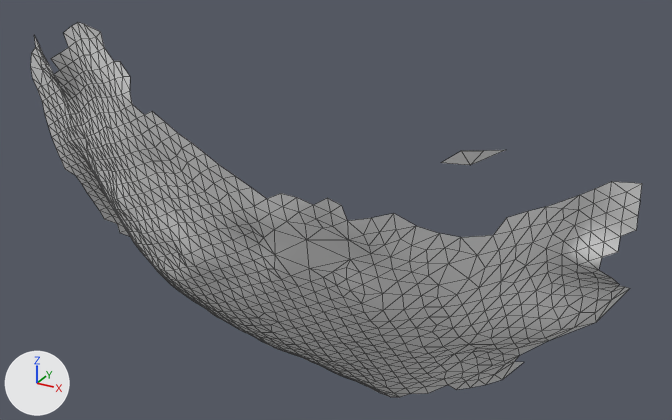
Renders of the OBJ model res/final/onecam_fullvolume/cleanedup/FullVolium.000208.obj from each side of a commit.
Both versions are drawn from a 50 mm lens placed at (57.5, -711.0, 825.1), pointed at (-31.1, -549.9, 744.5). The lights are fixed; the arrows at lower left show +X, +Y and +Z. Mesh edges are drawn as thin lines. Where no turn or scale is listed for an object, it has been applied to the vertices.

The older version as bpy lines, for what is in view:
```python
me_fullvolium_000208 = bpy.data.meshes.new('FullVolium.000208')
me_fullvolium_000208.from_pydata(...)  # 1025 vertices, 1923 faces; spans x -102.9..31.0, y -589.8..-519.7, z 692.5..787.9
ob_fullvolium_000208 = bpy.data.objects.new('FullVolium.000208', me_fullvolium_000208)
ob_fullvolium_000208.location = (0.0, 0.0, 0.0)
```
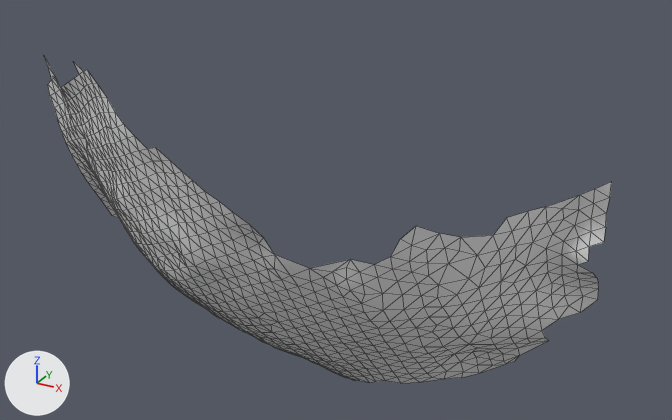
Boxes (x1, y1, x2, y2) around the edits, measured in the pictures (672 x 420 px):
'FullVolium.000208', reshaped (7% narrower, 13% shorter)
    before: (31, 23, 642, 397)
    after: (44, 57, 612, 383)
part 1 of me_fullvolium_000208, deleted
    before: (442, 150, 505, 165)
part 2 of me_fullvolium_000208, deleted
    before: (31, 23, 415, 268)
part 3 of me_fullvolium_000208, deleted
    before: (352, 181, 642, 397)

What changed in the scene script:
```text
Change me_fullvolium_000208:
    used by ob_fullvolium_000208; location = (0.0, 0.0, 0.0)
    remove me_fullvolium_000208.from_pydata(...)  # 1025 vertices, 1923 faces; spans x -102.9..31.0, y -589.8..-519.7, z 692.5..787.9
    add me_fullvolium_000208.from_pydata(...)  # 828 vertices, 1541 faces; spans x -97.1..26.0, y -586.8..-519.7, z 694.6..778.9
    me_fullvolium_000208 part 1: the loose piece of 5 vertices spanning x 3.7..12.6, y -577.4..-571.3, z 769.6..772.9 is deleted
    me_fullvolium_000208 part 2
    146 vertices are removed from x -102.9..-3.3, y -589.8..-522.2, z 692.5..787.9
    284 faces are deleted
    me_fullvolium_000208 part 3
    46 vertices are removed from x -29.1..31.0, y -549.6..-525.0, z 694.1..762.4
    95 faces are deleted
```
